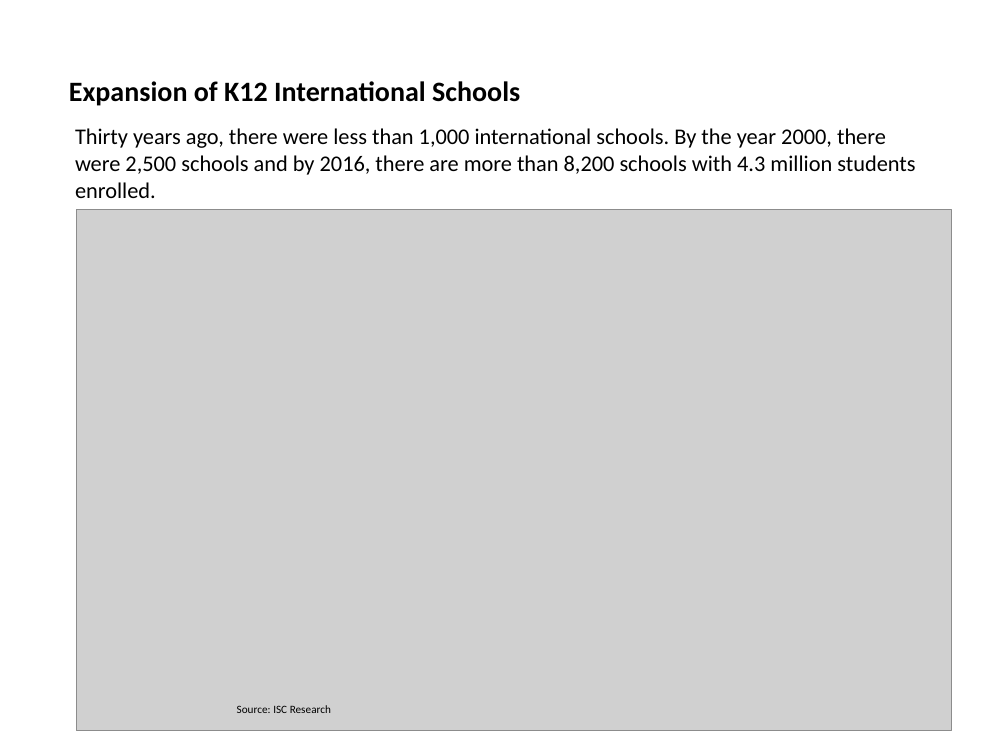
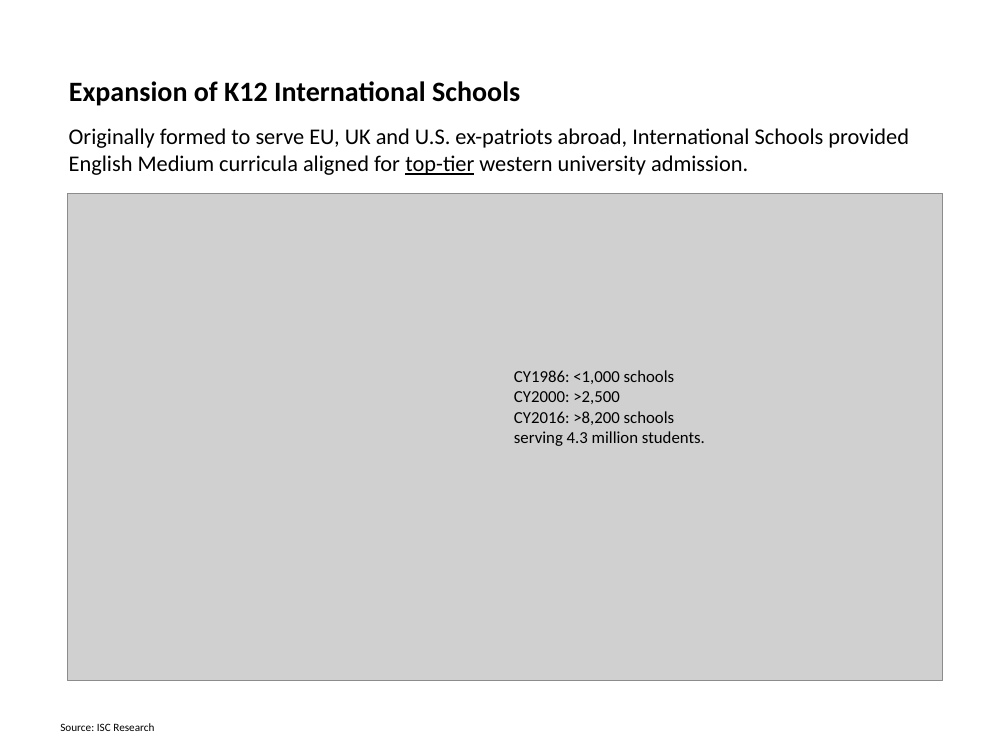
Before and after one commit to kadzema/InternationalSchoolsUS, a slide deck: slide 3 of PowerPoint/International_Schools_DRAFT 13122017.pptx. Drawn at 1008x756 pixels with LibreOffice and Linux fonts; fonts in the diff are those of the drawing; grey boxes stand for pictures. Boxes give left, top, right and bottom in pixels: in the first picture for what was removed or moved away, otherwise in the second. Text is boxed around its words. In the diff, an @@ line names an element or a change of style, - is before the commit and + after.

```diff
--- a/PowerPoint/International_Schools_DRAFT 13122017.pptx
+++ b/PowerPoint/International_Schools_DRAFT 13122017.pptx
@@ text at [69,128,909,175]: text changed @@
-Thirty years ago, there were less than 1,000 international schools. By the year 2000, there were 2,500 schools and by 2016, there are more than 8,200 schools with 4.3 million students enrolled.
+Originally formed to serve EU, UK and U.S. ex-patriots abroad, International Schools provided English Medium curricula aligned for top-tier western university admission.
@@ picture: place and size @@
-picture at [77,210,952,731]
+picture at [68,194,943,680]
@@ text added at [514,370,705,446], 12 pt, text #000000 @@
+CY1986: <1,000 schools
+CY2000: >2,500
+CY2016: >8,200 schools serving 4.3 million students.
@@ text "Source: ISC Research": place and size @@
-text "Source: ISC Research" at [237,705,331,713]
+text "Source: ISC Research" at [60,723,154,731]
```
Also in this commit, not shown: 11 other slides changed, 2 other files.
